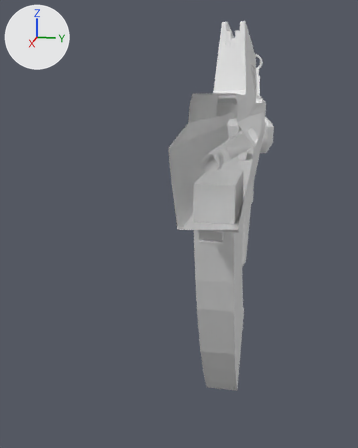
One commit to the Blender file projects/BiliCraft/QBZ-95.blend: the scene before it, then after it.
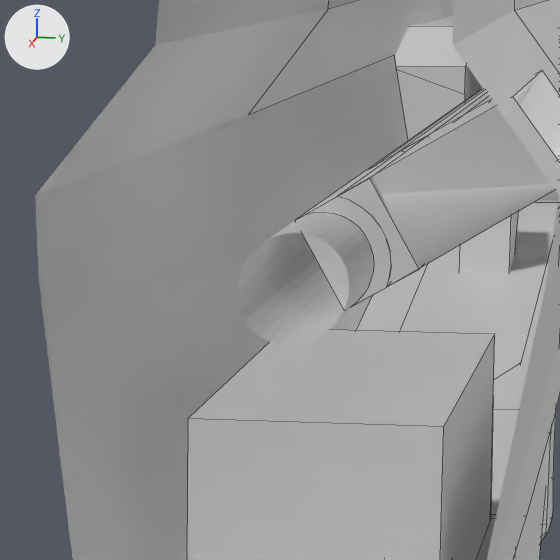
Old and new are each drawn from a camera (50 mm lens) standing at (12.41, 1.61, 1.53) and looking at (3.24, -0.23, -0.77) and again close up on the part from 45% to 71% of the width and 26% to 46% of the height. Arrows for +X, +Y and +Z are at upper left; the lights stay in place. The older version's two pictures come first. The close-ups show mesh edges as thin lines. Everything nearer to the camera than a plane just in front of the edit is cut away.

The older version as bpy lines, for what is in view:
```python
me_栅格_005 = bpy.data.meshes.new('栅格.005')
me_栅格_005.from_pydata(...)  # 38 vertices, 21 faces; spans x -0.505..0.26, y -0.402..0.729, z -0.5..0.5
me_栅格_008 = bpy.data.meshes.new('栅格.008')
me_栅格_008.from_pydata(...)  # 48 vertices, 28 faces; spans x -0.6..0.68, y -0.89..0.93, z -0.17..0.17
me_立方体_001 = bpy.data.meshes.new('立方体.001')
me_立方体_001.from_pydata(...)  # 40 vertices, 34 faces; spans x -1.81..1.81, y -0.9..0.88, z -0.67..0.44
ob_栅格_004 = bpy.data.objects.new('栅格.004', me_栅格_005)
ob_栅格_004.location = (-3.266, 0.5, -0.551)
ob_栅格_004.rotation_euler = (1.571, 0.0, 0.0)  # degrees (90, 0, 0)
ob_栅格_004.scale = (1.0, 1.0, 0.25)
ob_栅格_007 = bpy.data.objects.new('栅格.007', me_栅格_008)
ob_栅格_007.location = (1.629, 0.5, -2.697)
ob_栅格_007.rotation_euler = (1.571, 0.0, 0.0)  # degrees (90, 0, 0)
ob_栅格_007.scale = (3.0, 3.0, 2.25)
ob_立方体_001 = bpy.data.objects.new('立方体.001', me_立方体_001)
ob_立方体_001.location = (-6.489, 0.508, 0.506)
# also in view: '栅格.002' at (-3.23, 0.5, -1.61); '柱体' at (-2.57, 0.53, 0.57); '栅格.009' at (0.01, 0.5, 0.87); '平面' at (2.64, 0.6, 0.6)
```
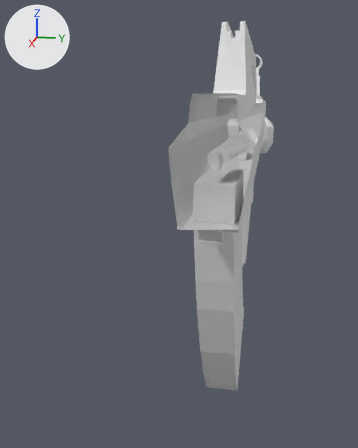
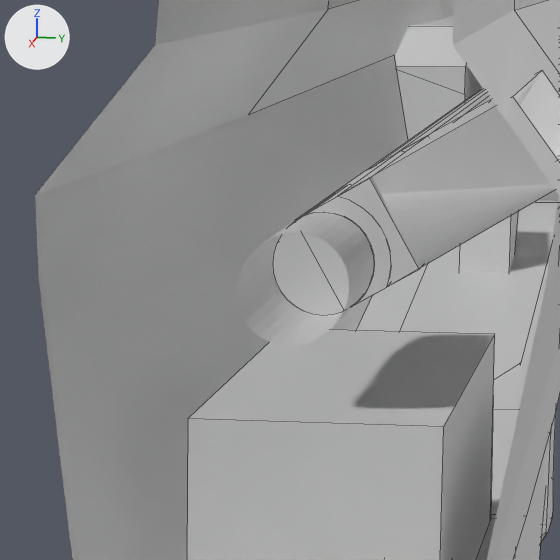
The change, as JSON lines over the scene's bpy script:
```json
{"op": "add", "block": "me_柱体_006", "code": ["me_柱体_006 = bpy.data.meshes.new('柱体.006')", "me_柱体_006.from_pydata(...)  # 93 vertices, 64 faces; spans x -0.77..0.73, y -0.74..0.76, z -0.78..0.78"]}
{"op": "add", "block": "ob_柱体_006", "code": ["ob_柱体_006 = bpy.data.objects.new('柱体.006', me_柱体_006)", "ob_柱体_006.location = (2.77, 0.5, 0.55)", "ob_柱体_006.rotation_euler = (0.0, 1.571, 0.0)  # degrees (0, 90, 0)", "ob_柱体_006.scale = (-0.2, 0.2, 1.0)"]}
```

Changed parts and their boxes [x1, y1, x2, y2] in the close-ups (560 x 560 px):
```json
{"object": "柱体.006", "change": "added", "after": [273, 233, 349, 315]}
```
